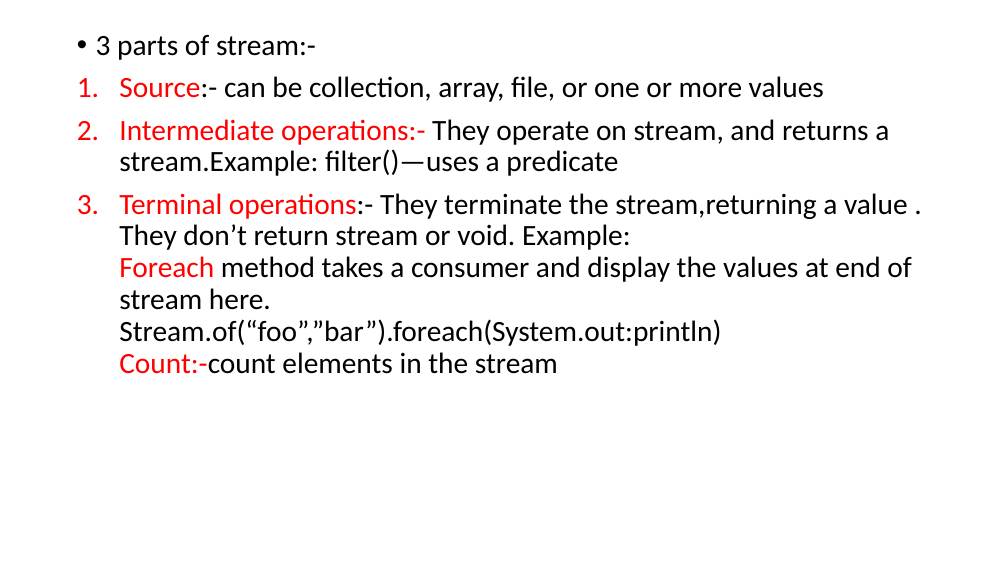
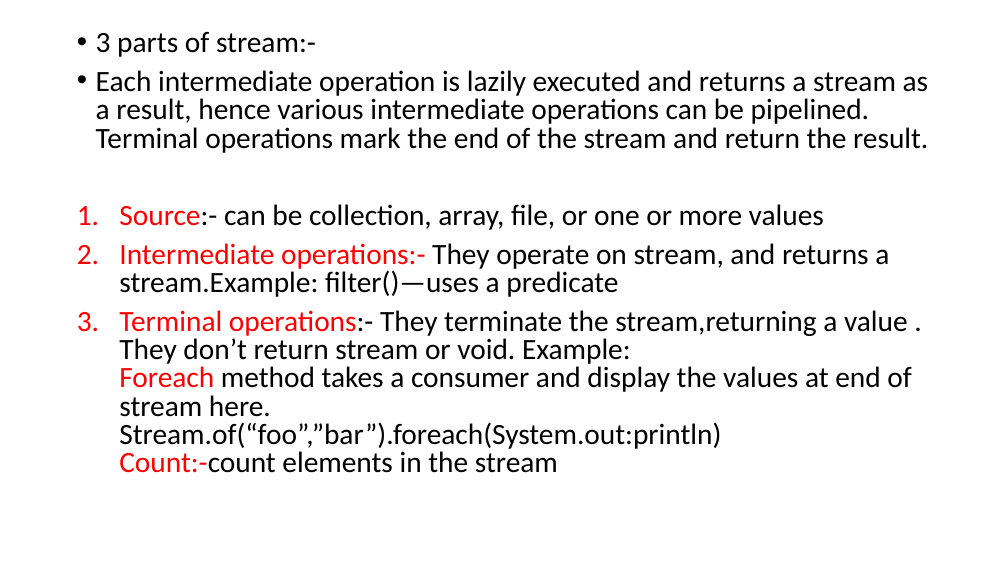
Before and after one commit to aroranishant8/JavaNotes, a slide deck: slide 3 of Java8/Lambda/Streams.pptx. Drawn at 1008x567 pixels with LibreOffice and Linux fonts; fonts in the diff are those of the drawing. Boxes give left, top, right and bottom in pixels: in the first picture for what was removed or moved away, otherwise in the second. Text is boxed around its words. In the diff, an @@ line names an element or a change of style, - is before the commit and + after.

```diff
--- a/Java8/Lambda/Streams.pptx
+++ b/Java8/Lambda/Streams.pptx
@@ text at (96, 32, 911, 473): line spacing 0.9 to 0.8 @@
@@ text at (96, 70, 929, 153): paragraph added @@
+• Each intermediate operation is lazily executed and returns a stream as a result, hence various intermediate operations can be pipelined. Terminal operations mark the end of the stream and return the result.
```
Also in this commit, not shown: 1 other slide changed, 8 other files.
